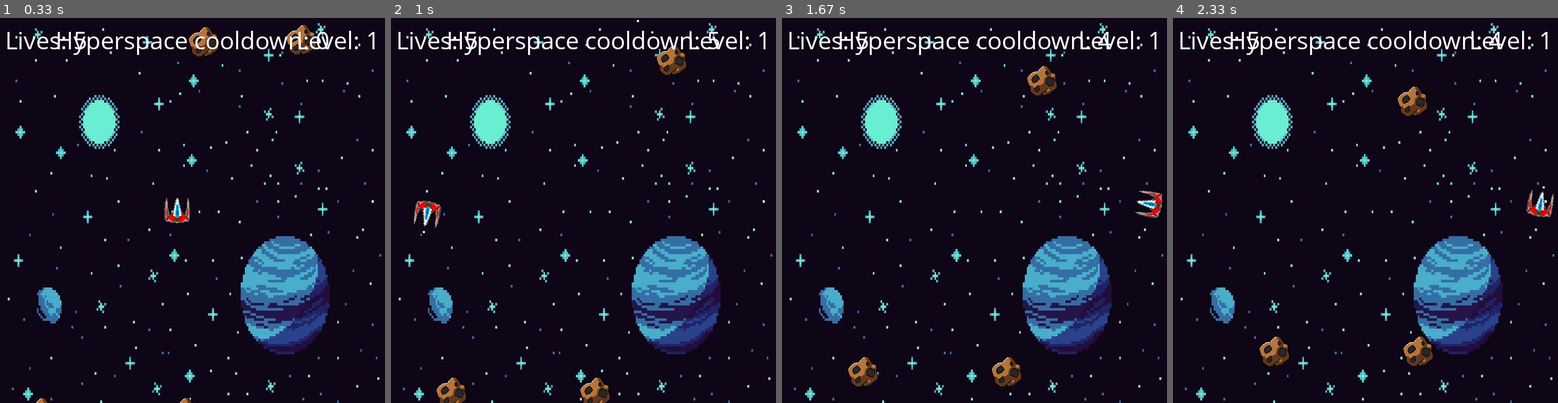
Above: before the commit, frames 1-4 (left to right).
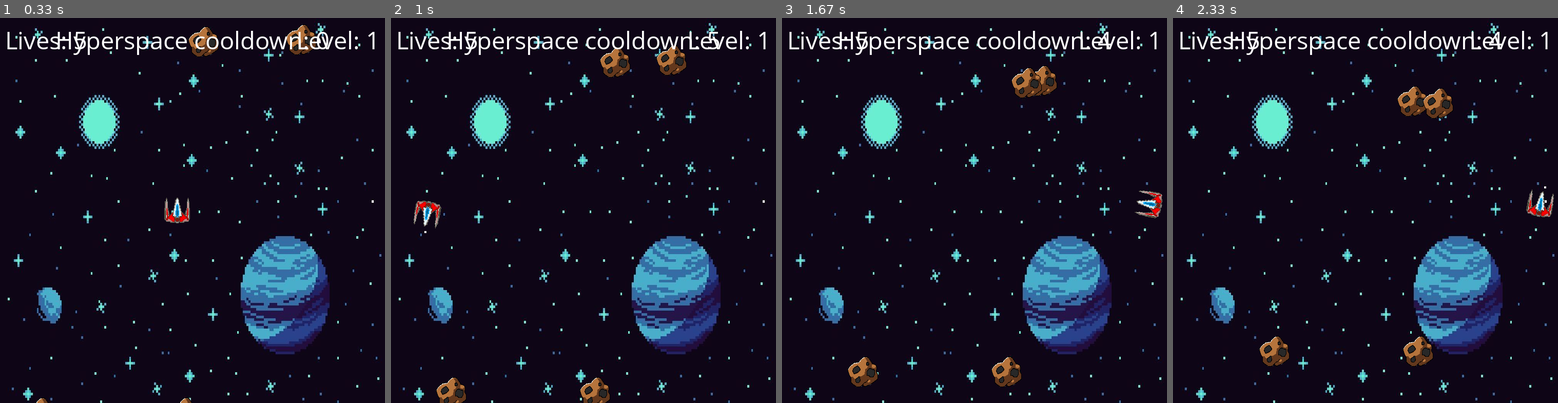
Above: after the commit, the same moments.

Repository: the-bald-lad/Pygame-asteroids
Game: pygame game, started from main.py
Two runs of this game, one before a commit and one after it. Both use one fixed random seed, a clock stepped at 60 frames per second and the inputs below.
Inputs:
- Up to frame 1 (0.33 s): no input
- Up to frame 2 (1 s): hold C 0.33-0.8 s; hold D 0.33-0.8 s; hold D from 0.83 s (still down); tap Space at 0.9 s; tap C at 0.98 s
- Up to frame 3 (1.67 s): tap Space at 1.2, 1.4 s; release D at 1.3 s; hold W 1.33-1.63 s
- Up to frame 4 (2.33 s): hold D 1.67-2.13 s; tap Space at 1.73, 2.03, 2.23 s; hold A from 2.17 s (still down); tap C at 2.32 s

Frame 1 is identical in both runs. In frame 2, 0.4% of the frame differs, in the area x 8-69%, y 0-56%; in frame 3, 0.4%; in frame 4, 0.4%, in the area x 64-97%, y 18-45%.

Commit message:
added player collisions with asteroids

Diff:
--- a/main.py
+++ b/main.py
@@ -79,16 +79,21 @@
         if self.y < 0:
             self.y = HEIGHT
 
+    def colide(self, obj):
+        return collsion(self, obj)
+
 
 class Asteroid:
-    def __init__(self,x, y, health=100):
+    def __init__(self,x, y, level, health=100):
         self.x = x
         self.y = y
+        self.lvl = level
         self.sx = x # needed for original x value for reset
         self.sy = y # needed for original x value for reset
         self.w = ASTEROID.get_width()
         self.h = ASTEROID.get_height()
         self.rect = ASTEROID.get_rect()
+        self.vel = randint(1, self.lvl)
 
         self.health = health
         self.ast_img = ASTEROID
@@ -97,18 +102,18 @@
     def move(self):
         if self.sx < WIDTH/2:
             if self.sy > HEIGHT/2:
-                self.x += 1
-                self.y -= 1
+                self.x += self.vel
+                self.y -= self.vel
             else:
-                self.x += 1
-                self.y += 1
+                self.x += self.vel
+                self.y += self.vel
         else:
             if self.sy > HEIGHT/2:
-                self.x -= 1
-                self.y -=1
+                self.x -= self.vel
+                self.y -= self.vel
             else:
-                self.x -= 1
-                self.y += 1
+                self.x -= self.vel
+                self.y += self.vel
 
     def check(self):
         if self.x > WIDTH+15:
@@ -127,6 +132,13 @@
     def draw(self, window):
         window.blit(self.ast_img, (self.x, self.y))
 
+    def colide(self, obj):
+        return collsion(self, obj)
+
+    def reset(self):
+        self.x = self.sx
+        self.y = self.sy
+
 class Laser(object):
     def __init__(self, head, cosine, sine, lasers):
         self.laser_img = LASER
@@ -173,6 +185,7 @@
     level, lives = 0, 5
     m_font = p.font.SysFont("opensans", 50)
     hyper_cooldown = 0
+    life_lost = 0
 
     player = Ship(WIDTH/2 - 30, HEIGHT/2)
     player_lasers = []
@@ -188,6 +201,7 @@
         lives_label = m_font.render(f"Lives: {lives}", 1, WHITE)
         level_label = m_font.render(f"Level: {level}", 1, WHITE)
         hyper_label = m_font.render(f"Hyperspace cooldown: {round(hyper_cooldown/60)}", 1, WHITE)
+        lost_life_label = m_font.render("You lost a life", 1, WHITE)
 
         player.draw(DIS)
 
@@ -196,6 +210,9 @@
 
         for b in player_lasers:
             b.draw(DIS)
+
+        if life_lost > 0:
+            DIS.blit(lost_life_label, (WIDTH/2 - lost_life_label.get_width()/2, HEIGHT/2))
 
         DIS.blit(lives_label, (10, 10))
         DIS.blit(level_label, (WIDTH - level_label.get_width() - 10, 10))
@@ -206,11 +223,11 @@
     def draw_asts():
         # adds meteors to the top of the window
         for i in range(level*2):
-            asts.append(Asteroid(randint(0, WIDTH), randint(-10, 0)))
+            asts.append(Asteroid(randint(0, WIDTH), randint(-10, 0), level))
 
         # adds meteors to the bottom of the window
         for i in range(level*2):
-            asts.append(Asteroid(randint(0, WIDTH), randint(HEIGHT, HEIGHT+10)))
+            asts.append(Asteroid(randint(0, WIDTH), randint(HEIGHT, HEIGHT+10), level))
 
     # main loop
     while running:
@@ -223,10 +240,15 @@
             level += 1
             draw_asts()
 
+        if life_lost > 0:
+            life_lost -= 1
+
         # event loop
         for event in p.event.get():
             if event.type == p.QUIT:
                 running = False
+            if event.type == p.KEYDOWN and event.key == p.K_c and len(player_lasers) <= 4:
+                player_lasers.append(Laser(player.head, player.cosine, player.sine, player_lasers))
 
         # This returns a dictionary with all keypresses
         keys = p.key.get_pressed()
@@ -236,8 +258,6 @@
             player.turn_right()
         if keys[p.K_w]: # up
             player.move_forward()
-        if keys[p.K_c] and len(player_lasers) <= 4: # shoot
-            player_lasers.append(Laser(player.head, player.cosine, player.sine, player_lasers))
         if keys[p.K_SPACE] and hyper_cooldown <= 0: # hyperspace
             player.hyper_space()
             player.move_forward() # This is needed to make the ship update on the screen
@@ -267,7 +287,25 @@
             for j in asts[:]:
                 if i.colide(j):
                     asts.remove(j)
-
+                    try:
+                        player_lasers.remove(i)
+                    except(ValueError):
+                        continue
+
+        for i in asts[:]:
+            if i.colide(player):
+                if lives <= 0:
+                    running = False
+                else:
+                    player.x = WIDTH/2
+                    player.y = WIDTH/2
+                    player.move_forward()
+                    for i in asts:
+                        i.reset()
+                    player_lasers.clear()
+                    lives = lives - 1
+                    life_lost = FPS*2
+                    redraw_display()
 
         # checks each asteroid position
         for i in asts:
